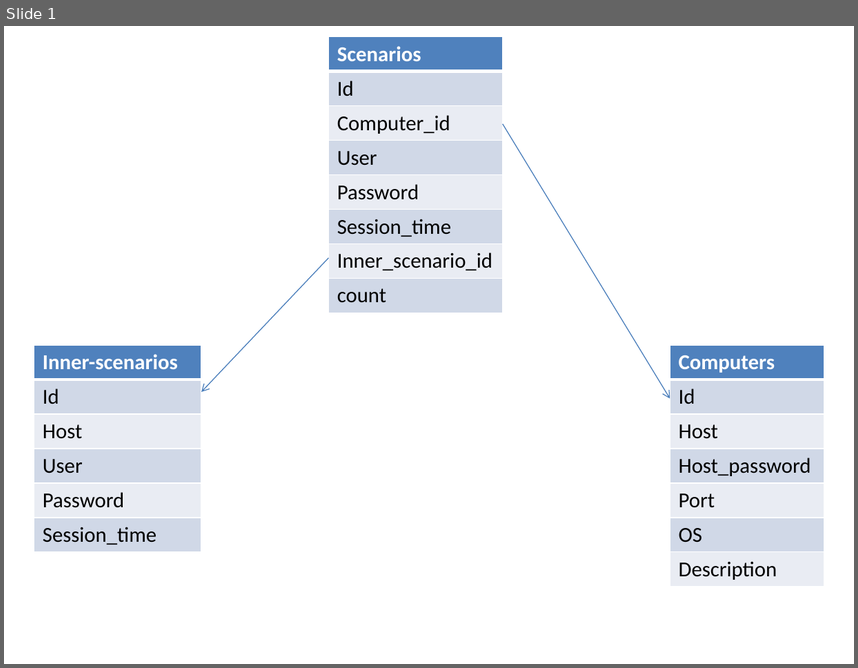
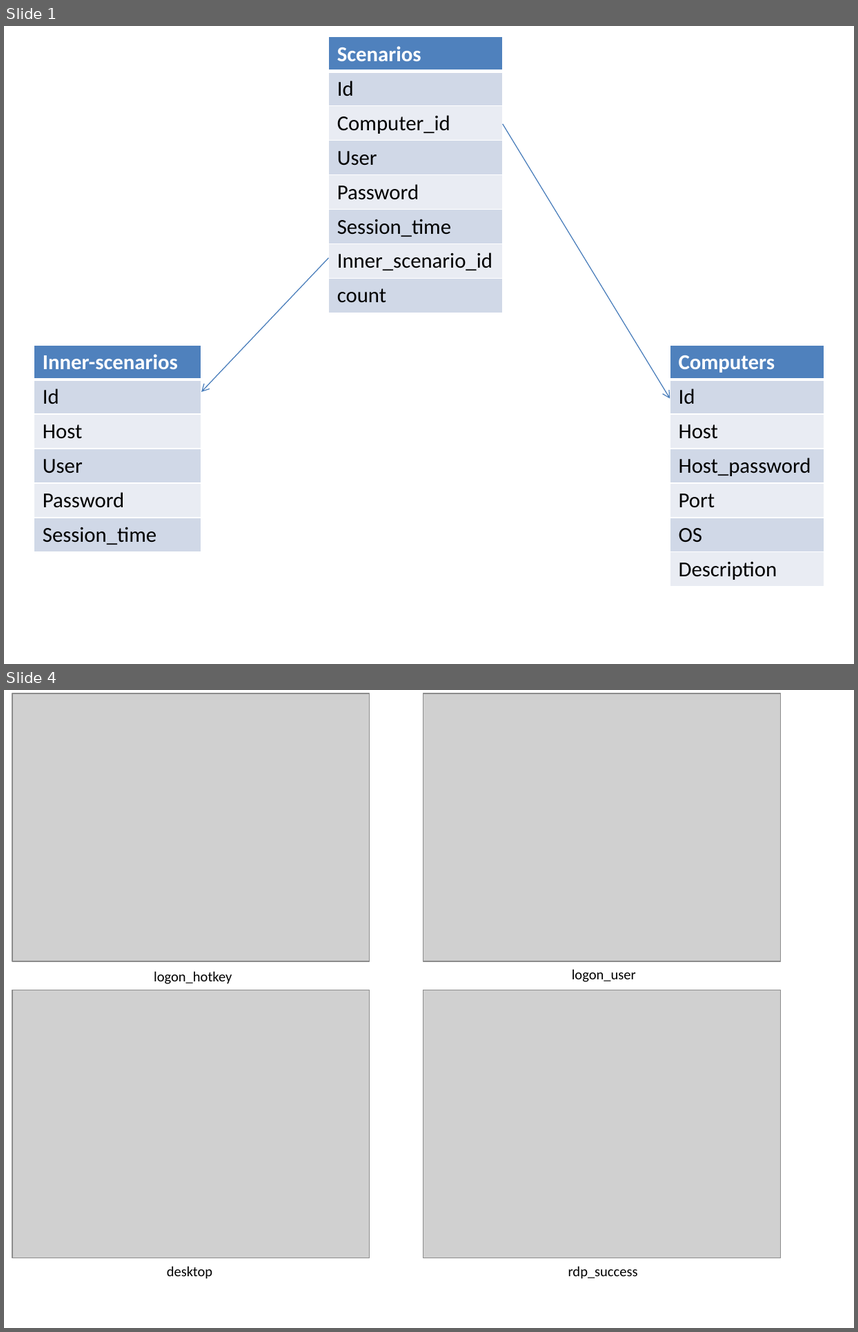
Before and after one commit to aragats/HPI, a slide deck: Research School/Retreat/Fall 2014/retreat release/A.Amirkhanyan/Scenario relations.pptx. Shown one above the other, each under a label of ours: slide 1 before the commit, slides 1 and 4 after it; the slides between them are not shown. The pictures are 858x668 and 858x1332 pixels, drawn with LibreOffice and Linux fonts; fonts in the diff are those of the drawing; grey boxes stand for pictures. Boxes give left, top, right and bottom in pixels: in the first picture for what was removed or moved away, otherwise in the second. Text is boxed around its words. In the diff, an @@ line names an element or a change of style, - is before the commit and + after.

```diff
--- a/Research School/Retreat/Fall 2014/retreat release/A.Amirkhanyan/Scenario relations.pptx
+++ b/Research School/Retreat/Fall 2014/retreat release/A.Amirkhanyan/Scenario relations.pptx
@@ slide 4 added at (x1=4, y1=690, x2=854, y2=1328), background #FFFFFF @@
@@ picture added at (x1=12, y1=693, x2=370, y2=961) @@
@@ picture added at (x1=423, y1=693, x2=780, y2=961) @@
@@ text added at (x1=154, y1=971, x2=232, y2=984), 12 pt, text #000000 @@
+logon_hotkey
@@ text added at (x1=572, y1=969, x2=636, y2=982), 12 pt, text #000000 @@
+logon_user
@@ picture added at (x1=12, y1=990, x2=370, y2=1258) @@
@@ picture added at (x1=423, y1=990, x2=780, y2=1258) @@
@@ text added at (x1=167, y1=1265, x2=212, y2=1279), 12 pt, text #000000 @@
+desktop
@@ text added at (x1=568, y1=1265, x2=638, y2=1279), 12 pt, text #000000 @@
+rdp_success
```
Also in this commit, not shown: 1 slide changed, 1 other slide added.
